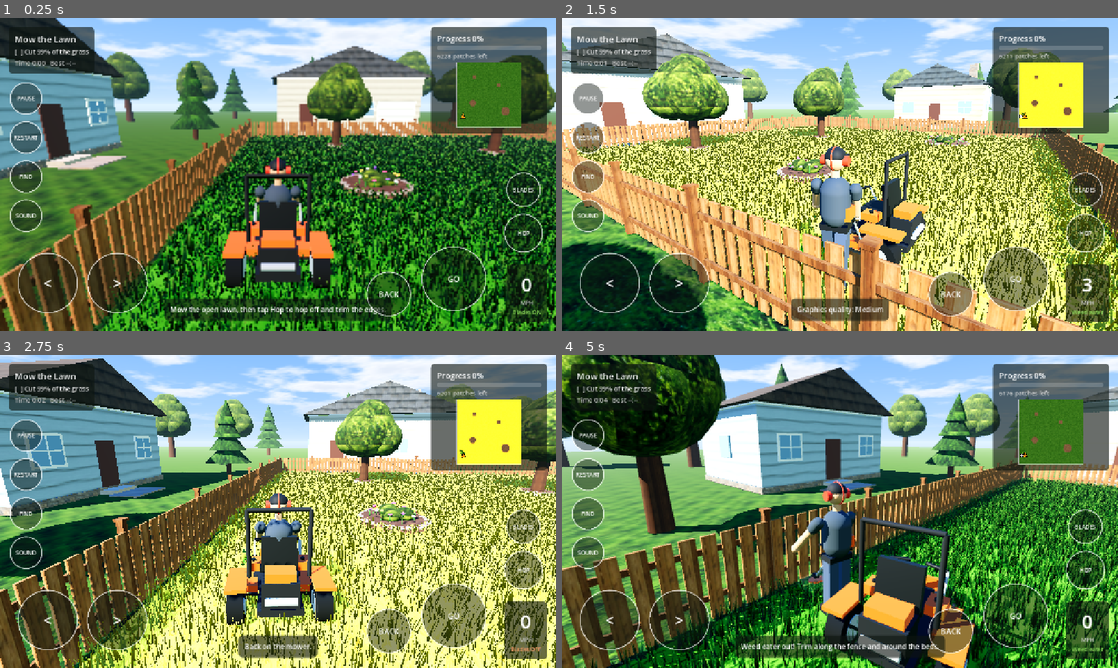
Above: before the commit, frames 1-4 (two rows, left to right).
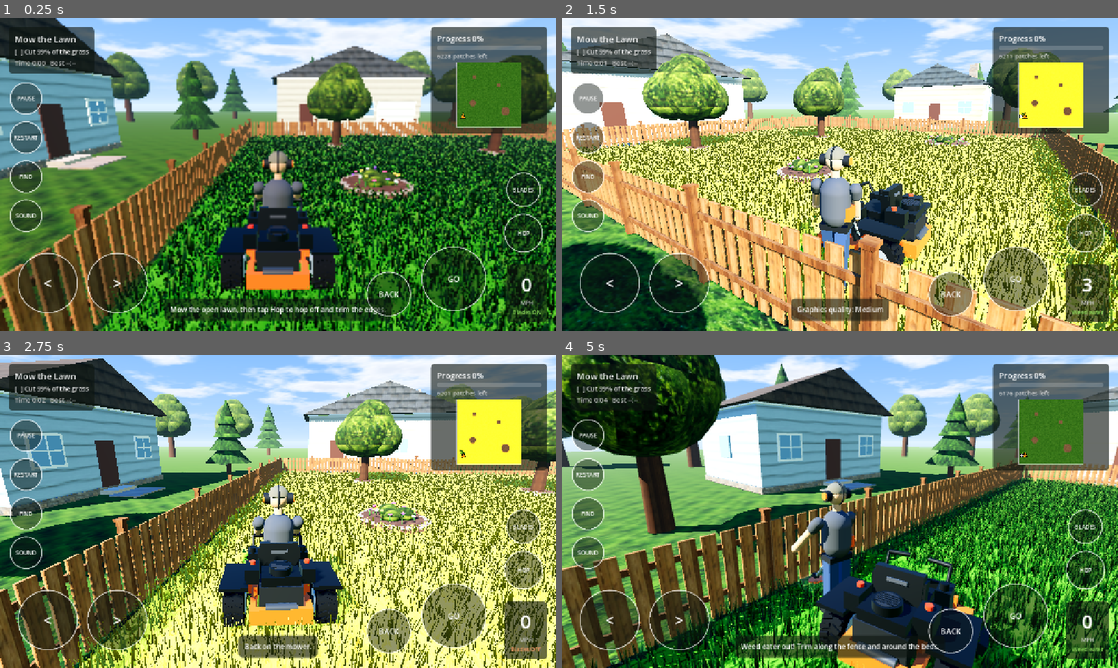
Above: after the commit, the same moments.

Repository: ElSpaniard97/lawn-wrangler
Game: Godot game, scene res://scenes/yard.tscn
Two runs of this game, one before a commit and one after it. Both use one fixed random seed, a clock stepped at 60 frames per second and the inputs below.
Inputs (mouse positions are in pixels of both pictures, inside the frame that each line leads up to):
- Up to frame 1 (0.25 s): no input
- Up to frame 2 (1.5 s): move the mouse to (962, 158) at 0.52 s; hold D (steer_right) 0.53-1.28 s; hold H (highlight) 0.53-1.28 s; click (962, 158) at 0.67 s; tap Space (hop) at 0.77 s; move the mouse to (728, 190) at 1.27 s; hold S (reverse) from 1.28 s (still down); tap Q (quality) at 1.35 s
- Up to frame 3 (2.75 s): tap Space (hop) at 1.52 s; move the mouse to (333, 442) at 2.02 s; release S (reverse) at 2.03 s; hold D (steer_right) from 2.03 s (still down); hold B (toggle_blades) from 2.03 s (still down)
- Up to frame 4 (5 s): move the mouse to (812, 574) at 2.77 s; release D (steer_right) at 2.78 s; release B (toggle_blades) at 2.78 s; hold W (accelerate) 2.78-3.53 s; tap H (highlight) at 2.85 s; click (812, 574) at 2.92 s; tap Space (hop) at 3.02, 3.77, 4.52 s; move the mouse to (1006, 558) at 3.52 s; hold Q (quality) 3.53-4.28 s; hold A (steer_left) from 3.53 s (still down); move the mouse to (673, 464) at 4.27 s; tap B (toggle_blades) at 4.35 s

The runs differ from the first frame. In frame 1, 4.5% of the frame differs, in the area x 38-62%, y 42-87%; in frame 2, 3.4%; in frame 3, 5.1%; in frame 4, 8.0%, in the area x 44-92%, y 40-100%.

Commit message:
Graphics upgrade step 3: rebuilt mower and driver
The mower now follows the reference zero-turn: a wider orange deck with
spindle covers and discharge chute, orange frame rails wrapping into a
rear bumper and side plates, black fenders and control towers, lap bars
with grips, a lower high-back seat, and the engine with a round grilled
air-filter cover, fuel tanks and muffler. Drive tires get 36 chevron
tread lugs. The driver is 10% larger, in a gray tee and jeans, with a
khaki cap and dark ear protection with orange badges.

Co-Authored-By: Claude Opus 5.5 (1M context) <noreply@anthropic.com>
Claude-Session: https://claude.ai/code/session_01BNpf16DhLvn72P8e8Wsqpn

Diff:
--- a/godot/scripts/models.gd
+++ b/godot/scripts/models.gd
@@ -4,11 +4,12 @@
 ## Scenery surfaces can use the photo textures in res://textures (listed in
 ## ASSET_LICENSES.md); no outside model files are loaded.
 
-const SHIRT := Color(0.24, 0.27, 0.31)
-const PANTS := Color(0.26, 0.30, 0.38)
+const SHIRT := Color(0.29, 0.29, 0.31)
+const PANTS := Color(0.20, 0.27, 0.40)
+const CAP := Color(0.42, 0.39, 0.33)
 const SKIN := Color(0.80, 0.60, 0.46)
 const DARK := Color(0.10, 0.10, 0.11)
-const SAFETY := Color(0.86, 0.20, 0.12)
+const SAFETY := Color(0.95, 0.40, 0.06)
 const ORANGE := Color(0.95, 0.35, 0.05)
 
 static var _materials := {}
@@ -159,9 +160,10 @@
 	return baked
 
 
-## The landscaper, facing -Z with feet at the origin: boots, work pants,
-## t-shirt, arms, cap and red ear protection. Legs and arms hang from pivot
-## nodes named LeftLeg, RightLeg, LeftArm and RightArm so they can swing.
+## The landscaper, facing -Z with feet at the origin: boots, jeans, a gray
+## t-shirt, arms, a cap and ear protection (dark cups with an orange badge).
+## Legs and arms hang from pivot nodes named LeftLeg, RightLeg, LeftArm and
+## RightArm so they can swing.
 ## Seated bends the legs forward and reaches the arms to the lap bars.
 static func person(seated: bool) -> Node3D:
 	var root := Node3D.new()
@@ -206,18 +208,19 @@
 	crown.radius = 0.132
 	crown.height = 0.132
 	crown.is_hemisphere = true
-	crown.material = dark
+	crown.material = material(CAP, 0.85)
 	add_mesh(root, crown, Vector3(0, head_y + 0.03, 0))
-	add_box(root, Vector3(0.2, 0.02, 0.13), Vector3(0, head_y + 0.035, -0.17), dark)
+	add_box(root, Vector3(0.2, 0.02, 0.13), Vector3(0, head_y + 0.035, -0.17), material(CAP, 0.85))
 	# Ear protection: two cups and a band over the cap.
 	for side in [-1, 1]:
-		add_cylinder(root, 0.065, 0.06, Vector3(0.14 * side, head_y, 0.01), safety, Vector3(0, 0, 90))
+		add_cylinder(root, 0.07, 0.07, Vector3(0.145 * side, head_y, 0.01), dark, Vector3(0, 0, 90))
+		add_cylinder(root, 0.05, 0.02, Vector3(0.185 * side, head_y, 0.01), safety, Vector3(0, 0, 90))
 	var band := TorusMesh.new()
 	band.inner_radius = 0.135
 	band.outer_radius = 0.155
 	band.rings = 16
 	band.ring_segments = 6
-	band.material = safety
+	band.material = dark
 	add_mesh(root, band, Vector3(0, head_y + 0.02, 0.01), Vector3(0, 0, 90))
 
 	if seated:
--- a/godot/scripts/mower.gd
+++ b/godot/scripts/mower.gd
@@ -86,62 +86,98 @@
 	driver.visible = value
 
 
-## A zero-turn style mower: wide cutting deck in front, big drive wheels
-## and the engine at the back, a high-back seat, lap bars and a roll bar.
+## A commercial zero-turn mower, modelled on the reference photo: a wide
+## orange cutting deck, an orange frame that wraps round the back, big
+## treaded drive tires under black fenders, a black high-back seat with lap
+## bars, and the engine with its round air-filter cover behind the seat.
 func _build_visual() -> void:
-	var orange := Models.material(ORANGE, 0.45)
-	var dark := Models.material(DARK, 0.8)
-	var black := Models.material(Color(0.05, 0.05, 0.05), 0.6)
-	var steel := Models.material(Color(0.62, 0.63, 0.65), 0.35)
-	var rubber := Models.material(Color(0.07, 0.07, 0.07), 0.95)
-
-	# Frame and cutting deck with its skirt and side discharge chute.
-	Models.add_box(self, Vector3(0.62, 0.1, 1.35), Vector3(0, 0.3, 0.02), dark)
-	Models.add_box(self, Vector3(1.06, 0.13, 0.66), Vector3(0, 0.24, -0.33), orange)
-	Models.add_box(self, Vector3(1.1, 0.05, 0.7), Vector3(0, 0.16, -0.33), dark)
-	for x in [-0.33, 0.0, 0.33]:
-		Models.add_cylinder(self, 0.07, 0.05, Vector3(x, 0.32, -0.33), dark) # spindle caps
-	Models.add_box(self, Vector3(0.18, 0.12, 0.3), Vector3(0.6, 0.2, -0.3), dark, Vector3(0, 0, -12))
-
-	# Footrest and front panel with headlights.
-	Models.add_box(self, Vector3(0.56, 0.04, 0.34), Vector3(0, 0.42, -0.52), dark)
-	Models.add_box(self, Vector3(0.56, 0.2, 0.05), Vector3(0, 0.52, -0.7), orange)
-	for x in [-0.18, 0.18]:
-		Models.add_cylinder(self, 0.045, 0.03, Vector3(x, 0.55, -0.73), Models.glow(Color(1.0, 0.95, 0.75), 1.5), Vector3(90, 0, 0))
-
-	# Seat on a pedestal, high back.
-	Models.add_box(self, Vector3(0.3, 0.3, 0.3), Vector3(0, 0.5, 0.1), dark)
-	Models.add_box(self, Vector3(0.52, 0.1, 0.46), Vector3(0, 0.71, 0.06), black)
-	Models.add_box(self, Vector3(0.5, 0.48, 0.1), Vector3(0, 0.98, 0.3), black, Vector3(-10, 0, 0))
-
-	# Engine, fuel tanks over the fenders and the muffler.
-	Models.add_box(self, Vector3(0.5, 0.36, 0.34), Vector3(0, 0.56, 0.55), dark)
-	Models.add_box(self, Vector3(0.42, 0.12, 0.28), Vector3(0, 0.8, 0.55), orange)
-	Models.add_cylinder(self, 0.05, 0.42, Vector3(0, 0.5, 0.74), steel, Vector3(0, 0, 90))
-	for side in [-1, 1]:
-		Models.add_box(self, Vector3(0.28, 0.05, 0.62), Vector3(0.58 * side, 0.64, 0.4), orange)
-		Models.add_box(self, Vector3(0.2, 0.12, 0.26), Vector3(0.36 * side, 0.74, 0.12), orange) # fuel tank
-		Models.add_cylinder(self, 0.035, 0.03, Vector3(0.36 * side, 0.81, 0.12), black)
-
-	# Lap bars the driver holds, and the roll bar behind the seat.
-	for side in [-1, 1]:
-		Models.add_rod(self, Vector3(0.36 * side, 0.6, -0.08), Vector3(0.36 * side, 0.96, -0.28), 0.022, steel)
-		Models.add_rod(self, Vector3(0.36 * side, 0.96, -0.28), Vector3(0.1 * side, 0.96, -0.36), 0.026, black)
-		Models.add_rod(self, Vector3(0.42 * side, 0.66, 0.36), Vector3(0.42 * side, 1.62, 0.36), 0.03, dark)
-	Models.add_rod(self, Vector3(-0.42, 1.62, 0.36), Vector3(0.42, 1.62, 0.36), 0.03, dark)
+	var orange := Models.material(ORANGE, 0.42)
+	var dark := Models.material(DARK, 0.75)
+	var black := Models.material(Color(0.035, 0.035, 0.04), 0.55)
+	var plastic := Models.material(Color(0.06, 0.06, 0.065), 0.45)
+	var steel := Models.material(Color(0.55, 0.56, 0.58), 0.35)
+	var exhaust := Models.material(Color(0.22, 0.22, 0.23), 0.5)
+	var rubber := Models.material(Color(0.045, 0.045, 0.045), 0.95)
+
+	# Cutting deck: orange housing with a black skirt, spindle covers, a
+	# belt shield and the side discharge chute.
+	Models.add_box(self, Vector3(1.3, 0.16, 0.72), Vector3(0, 0.24, -0.36), orange)
+	Models.add_box(self, Vector3(1.34, 0.05, 0.76), Vector3(0, 0.14, -0.36), dark)
+	for x in [-0.36, 0.0, 0.36]:
+		Models.add_cylinder(self, 0.09, 0.04, Vector3(x, 0.3, -0.38), dark) # spindle covers
+	Models.add_box(self, Vector3(0.9, 0.03, 0.4), Vector3(0, 0.3, -0.32), black) # belt shield
+	Models.add_box(self, Vector3(0.22, 0.14, 0.34), Vector3(0.74, 0.2, -0.34), plastic, Vector3(0, 0, -14))
+
+	# Orange frame: two rails from the front casters back to a U-shaped rear
+	# bumper under the engine, like the reference.
+	for side in [-1, 1]:
+		Models.add_box(self, Vector3(0.07, 0.1, 1.5), Vector3(0.36 * side, 0.36, 0.02), orange)
+		Models.add_box(self, Vector3(0.07, 0.24, 0.07), Vector3(0.42 * side, 0.34, -0.66), orange) # caster mount
+	Models.add_box(self, Vector3(0.8, 0.22, 0.08), Vector3(0, 0.36, 0.82), orange) # rear bumper
+	for side in [-1, 1]:
+		Models.add_box(self, Vector3(0.08, 0.22, 0.3), Vector3(0.36 * side, 0.36, 0.7), orange)
+		Models.add_box(self, Vector3(0.05, 0.2, 0.5), Vector3(0.33 * side, 0.52, 0.3), orange) # side plate under the seat
+
+	# Footplate and front body pan.
+	Models.add_box(self, Vector3(0.66, 0.04, 0.42), Vector3(0, 0.42, -0.5), black)
+	Models.add_box(self, Vector3(0.66, 0.16, 0.05), Vector3(0, 0.49, -0.72), black)
+	Models.add_box(self, Vector3(0.62, 0.14, 0.62), Vector3(0, 0.46, 0.08), dark) # body under the seat
+
+	# Black fenders over the drive tires, with control towers in front.
+	for side in [-1, 1]:
+		Models.add_box(self, Vector3(0.36, 0.05, 0.7), Vector3(0.6 * side, 0.68, 0.38), plastic)
+		Models.add_box(self, Vector3(0.36, 0.2, 0.05), Vector3(0.6 * side, 0.58, 0.04), plastic, Vector3(-25, 0, 0))
+		Models.add_box(self, Vector3(0.16, 0.34, 0.26), Vector3(0.38 * side, 0.68, -0.12), plastic) # control tower
+		Models.add_cylinder(self, 0.05, 0.08, Vector3(0.38 * side, 0.89, -0.06), black) # cup holder / knob
+		# Lap bars: up from the tower, over towards the driver, with grips.
+		Models.add_rod(self, Vector3(0.38 * side, 0.82, -0.2), Vector3(0.38 * side, 1.02, -0.32), 0.022, black)
+		Models.add_rod(self, Vector3(0.38 * side, 1.02, -0.32), Vector3(0.12 * side, 1.02, -0.36), 0.03, black)
+
+	# High-back seat with side bolsters.
+	Models.add_box(self, Vector3(0.3, 0.16, 0.3), Vector3(0, 0.6, 0.12), dark)
+	Models.add_box(self, Vector3(0.54, 0.1, 0.48), Vector3(0, 0.72, 0.08), black)
+	Models.add_box(self, Vector3(0.52, 0.4, 0.11), Vector3(0, 0.94, 0.32), black, Vector3(-8, 0, 0))
+	for side in [-1, 1]:
+		Models.add_box(self, Vector3(0.07, 0.3, 0.13), Vector3(0.25 * side, 0.92, 0.3), black, Vector3(-8, 0, 0))
+	Models.add_box(self, Vector3(0.22, 0.04, 0.02), Vector3(0, 1.04, 0.38), Models.material(Color(0.25, 0.25, 0.27), 0.6), Vector3(-8, 0, 0))
+
+	# Engine behind the seat: block, cooling shroud, the round air-filter
+	# cover with a grille, the muffler and a fuel tank on each side.
+	Models.add_box(self, Vector3(0.56, 0.32, 0.36), Vector3(0, 0.58, 0.6), dark)
+	Models.add_box(self, Vector3(0.5, 0.12, 0.32), Vector3(0, 0.8, 0.6), black)
+	Models.add_cylinder(self, 0.15, 0.1, Vector3(0, 0.9, 0.6), plastic, Vector3.ZERO, 20)
+	Models.add_cylinder(self, 0.12, 0.11, Vector3(0, 0.9, 0.6), Models.material(Color(0.14, 0.14, 0.15), 0.8), Vector3.ZERO, 20)
+	for i in 5:
+		Models.add_box(self, Vector3(0.22, 0.12, 0.012), Vector3(0, 0.9, 0.53 + i * 0.035), black)
+	Models.add_cylinder(self, 0.06, 0.4, Vector3(0, 0.46, 0.8), exhaust, Vector3(0, 0, 90)) # muffler
+	for side in [-1, 1]:
+		Models.add_box(self, Vector3(0.18, 0.2, 0.3), Vector3(0.36 * side, 0.82, 0.52), plastic) # fuel tank
+		Models.add_cylinder(self, 0.04, 0.04, Vector3(0.36 * side, 0.94, 0.48), Models.material(Color(0.85, 0.2, 0.1), 0.5))
 
 	# Wheels: each is a pivot whose local Y is the axle, so it spins in place.
-	for spec in [[-0.6, 0.4, 0.28, 0.22], [0.6, 0.4, 0.28, 0.22], [-0.42, -0.62, 0.13, 0.1], [0.42, -0.62, 0.13, 0.1]]:
+	# Drive tires get chevron tread lugs and an orange-trimmed hub.
+	for spec in [[-0.62, 0.42, 0.3, 0.27], [0.62, 0.42, 0.3, 0.27], [-0.44, -0.66, 0.12, 0.09], [0.44, -0.66, 0.12, 0.09]]:
+		var radius: float = spec[2]
+		var width: float = spec[3]
 		var wheel := Node3D.new()
-		wheel.position = Vector3(spec[0], spec[2], spec[1])
+		wheel.position = Vector3(spec[0], radius, spec[1])
 		wheel.rotation.z = PI / 2.0
 		add_child(wheel)
-		Models.add_cylinder(wheel, spec[2], spec[3], Vector3.ZERO, rubber, Vector3.ZERO, 20)
-		Models.add_cylinder(wheel, spec[2] * 0.55, spec[3] + 0.02, Vector3.ZERO, steel)
-		Models.add_box(wheel, Vector3(spec[2] * 1.1, spec[3] + 0.03, 0.04), Vector3.ZERO, dark) # spoke so it reads as turning
+		Models.add_cylinder(wheel, radius - 0.02, width, Vector3.ZERO, rubber, Vector3.ZERO, 24)
+		Models.add_cylinder(wheel, radius * 0.55, width + 0.02, Vector3.ZERO, steel)
+		Models.add_cylinder(wheel, radius * 0.22, width + 0.04, Vector3.ZERO, dark)
+		if radius > 0.2:
+			for i in 18:
+				var angle := i * TAU / 18.0
+				for half in [-1, 1]:
+					var lug := Models.add_box(wheel, Vector3(0.035, width * 0.46, 0.05),
+						Vector3(cos(angle), 0, sin(angle)) * (radius - 0.01) + Vector3(0, half * width * 0.25, 0), rubber)
+					lug.rotation = Vector3(0, -angle, 0)
+					lug.rotate_object_local(Vector3.RIGHT, deg_to_rad(22 * half))
+		else:
+			Models.add_box(wheel, Vector3(radius * 1.1, width + 0.03, 0.04), Vector3.ZERO, dark) # spoke so it reads as turning
+			Models.add_box(self, Vector3(0.04, 0.2, 0.05), Vector3(spec[0], radius + 0.12, spec[1]), dark) # caster fork
 		wheels.append(wheel)
-		if spec[1] < 0.0:
-			Models.add_box(self, Vector3(0.04, 0.2, 0.05), Vector3(spec[0], spec[2] + 0.12, spec[1]), dark) # caster fork
 
 	var disc := CylinderMesh.new()
 	disc.top_radius = cut_radius
@@ -156,8 +192,10 @@
 
 	# The seated person's hips sit at this node's origin, on the cushion.
 	driver = Node3D.new()
-	driver.position = Vector3(0, 0.77, 0.12)
-	driver.add_child(Models.person(true))
+	driver.position = Vector3(0, 0.69, 0.1) # the 1.1x person lifts the hips back to the cushion
+	var person := Models.person(true)
+	person.scale = Vector3.ONE * 1.1
+	driver.add_child(person)
 	add_child(driver)
 
 	# Fewer draw calls: one mesh for the body, one per wheel, one for the driver.
Not shown, changed: README.md
